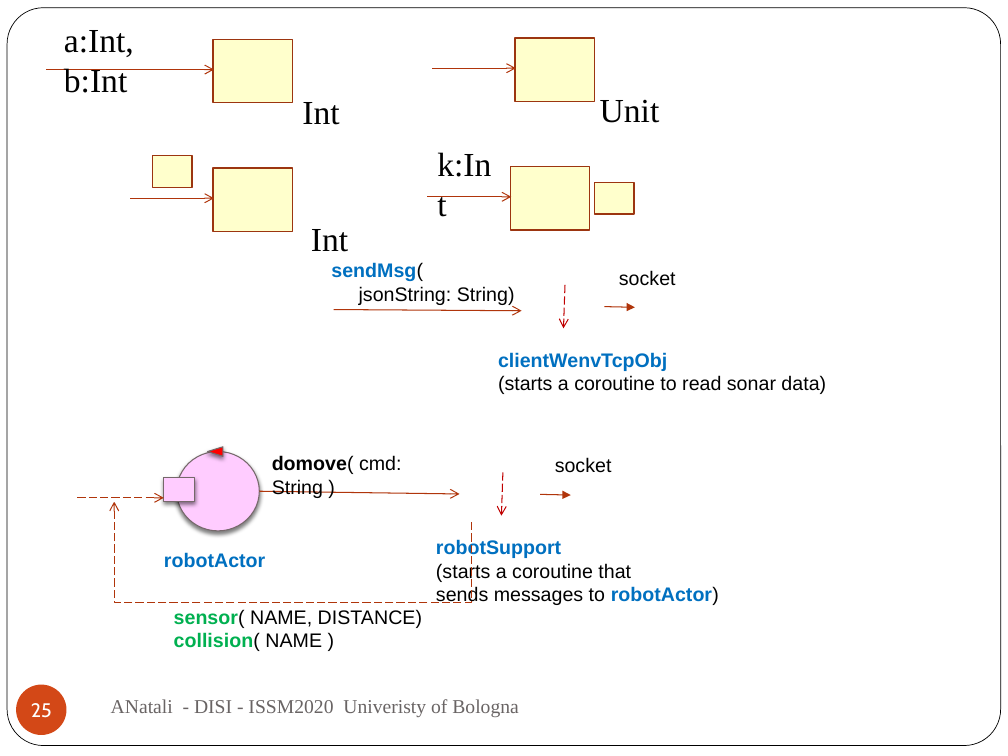
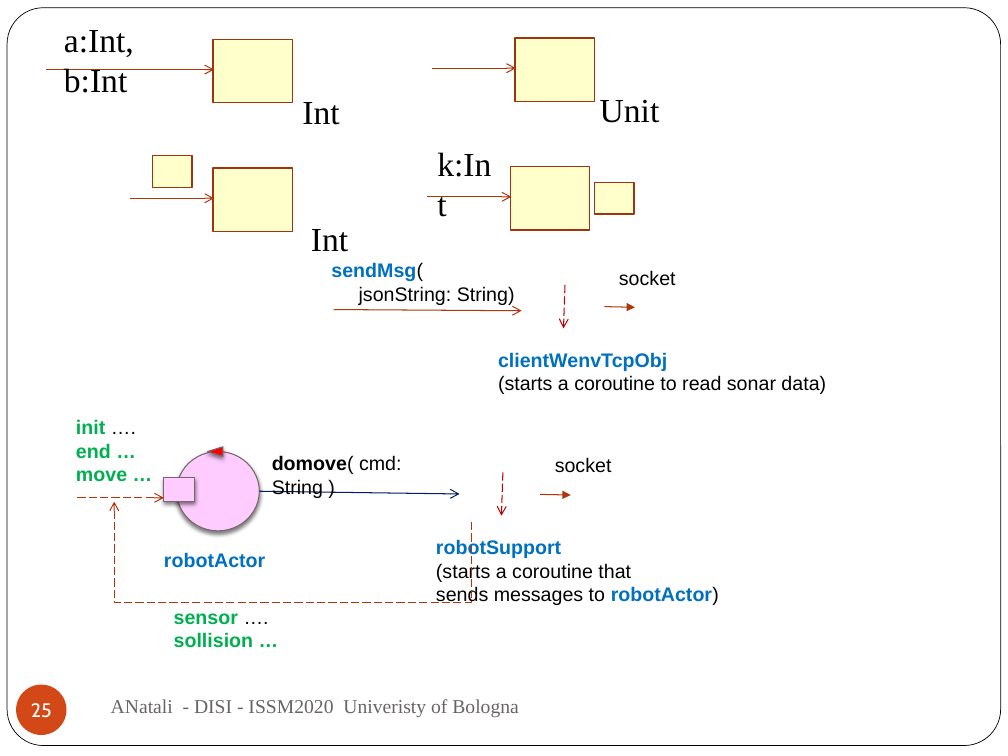
Before and after one commit to anatali/iss2020LabBo, a slide deck: slide 25 of it.unibo.issLabStart/userDocs/ISSM2020.pptx. Drawn at 1008x756 pixels with LibreOffice and Linux fonts; fonts in the diff are those of the drawing; background and template pictures are left out. Boxes give left, top, right and bottom in pixels: in the first picture for what was removed or moved away, otherwise in the second. Text is boxed around its words. In the diff, an @@ line names an element or a change of style, - is before the commit and + after.

```diff
--- a/it.unibo.issLabStart/userDocs/ISSM2020.pptx
+++ b/it.unibo.issLabStart/userDocs/ISSM2020.pptx
@@ text added at <box>76,419,127,482</box>, 14 pt, text #00B050, bold @@
+init ….
+end …
+move …
@@ arrow (259, 491) - (460, 494): stroke #B1360B 0.75 pt to #002060 0.75 pt @@
@@ text at <box>174,613,254,648</box>: text changed; text colour #000000 to #00B050; bold on @@
-sensor( NAME, DISTANCE)
-collision( NAME )
+sensor ….
+sollision …
```
Also in this commit, not shown: 1 other slide changed, 1 slide added, 9 other files.
